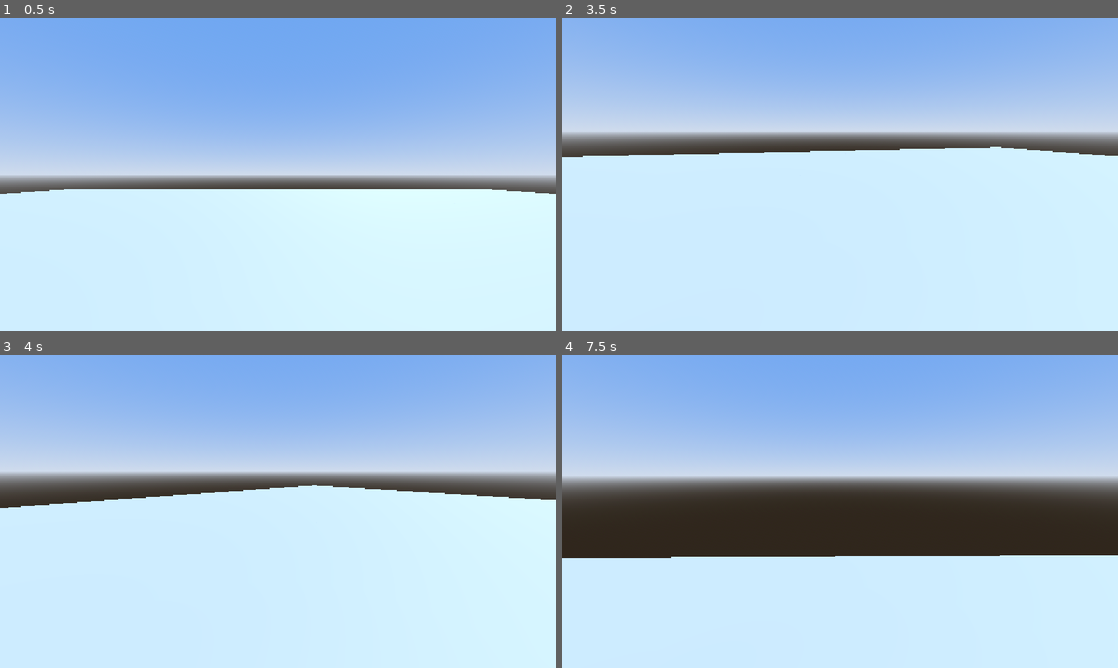
Above: before the commit, frames 1-4 (two rows, left to right).
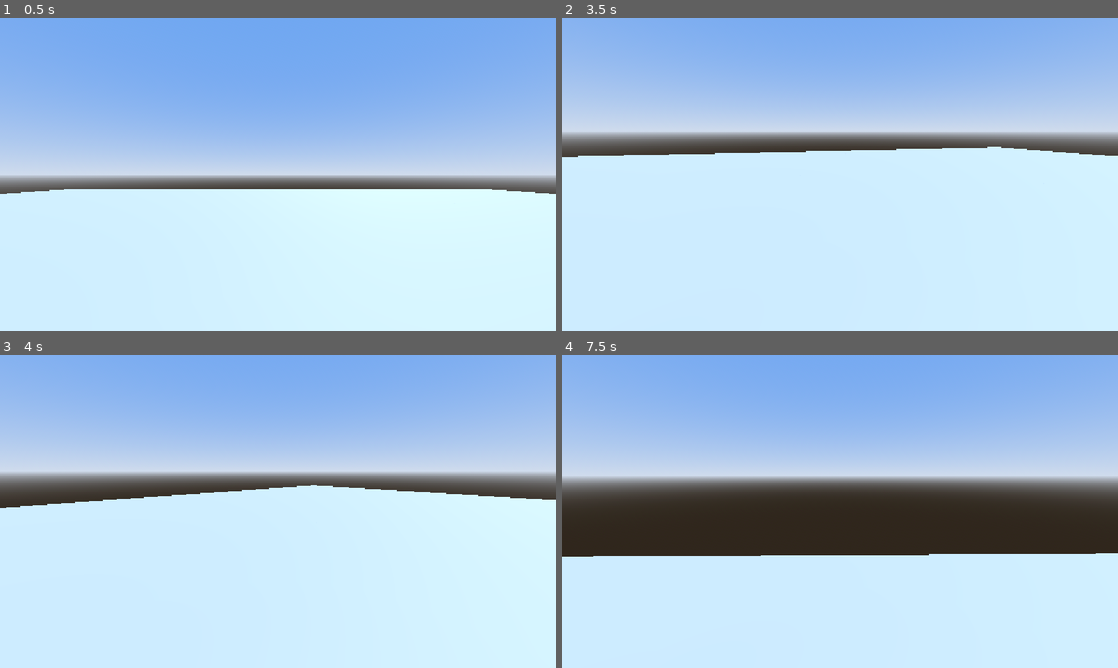
Above: after the commit, the same moments.

Repository: SlipperyMarker/UndeadsAwaitFirstExperiment
Game: Godot game, scene res://Scene/TestingGround.tscn
Same seed, same stepped clock (60 frames per second), same inputs: the game is played once before the commit and once after it. Before the commit the project has no main scene; this scene is started directly in both runs.
Inputs (mouse positions are in pixels of both pictures, inside the frame that each line leads up to):
- Up to frame 1 (0.5 s): no input
- Up to frame 2 (3.5 s): tap Enter at 0.5, 2 s; move the mouse to (962, 158) at 0.52 s; press the mouse at (962, 158) at 0.53 s; hold D (MoveRight) 0.53-1.28 s; tap Space at 1.25 s; move the mouse to (812, 174) at 1.27 s; release the mouse at (812, 174) at 1.28 s; hold W (MoveForward) from 1.28 s (still down); click (812, 174) at 1.35 s; move the mouse to (851, 168) at 2.02 s; press the mouse at (851, 168) at 2.03 s; move the mouse to (834, 180) at 2.77 s; release the mouse at (834, 180) at 2.78 s; click (834, 180) at 2.85 s
- Up to frame 3 (4 s): keep holding W (MoveForward); move the mouse to (316, 514) at 3.52 s; press the mouse at (316, 514) at 3.53 s
- Up to frame 4 (7.5 s): move the mouse to (795, 508) at 4.27 s; release the mouse at (795, 508) at 4.28 s; click (795, 508) at 4.35 s; move the mouse to (845, 511) at 5.02 s; press the mouse at (845, 511) at 5.03 s; move the mouse to (817, 505) at 5.77 s; release W (MoveForward) at 5.78 s; release the mouse at (817, 505) at 5.78 s; hold D (MoveRight) 5.78-6.53 s; click (817, 505) at 5.85 s; move the mouse to (867, 511) at 6.52 s; press the mouse at (867, 511) at 6.53 s; hold W (MoveForward) from 6.53 s (still down); move the mouse to (812, 511) at 7.27 s; release the mouse at (812, 511) at 7.28 s; click (812, 511) at 7.35 s

Frame 1 is identical in both runs. In frame 2, less than 0.1% of the frame differs, in the area x 2-77%, y 41-45%; in frame 3, less than 0.1%; in frame 4, 0.4%, in the area x 0-100%, y 63-65%.

Commit message:
ProjectSetup - SettingsUpdate 2

Diff:
--- a/project.godot
+++ b/project.godot
@@ -12,6 +12,7 @@
 
 config/name="UndeadsAwaitFirstExperiment"
 config/tags=PackedStringArray("firstperson", "shooter")
+run/main_scene="uid://dnyoqqvu2qjht"
 config/features=PackedStringArray("4.7", "Forward Plus")
 config/icon="res://icon.svg"
 
@@ -76,7 +77,9 @@
 
 [physics]
 
+common/physics_jitter_fix=0.0
 3d/physics_engine="Jolt Physics"
+common/physics_interpolation=true
 
 [rendering]
 
